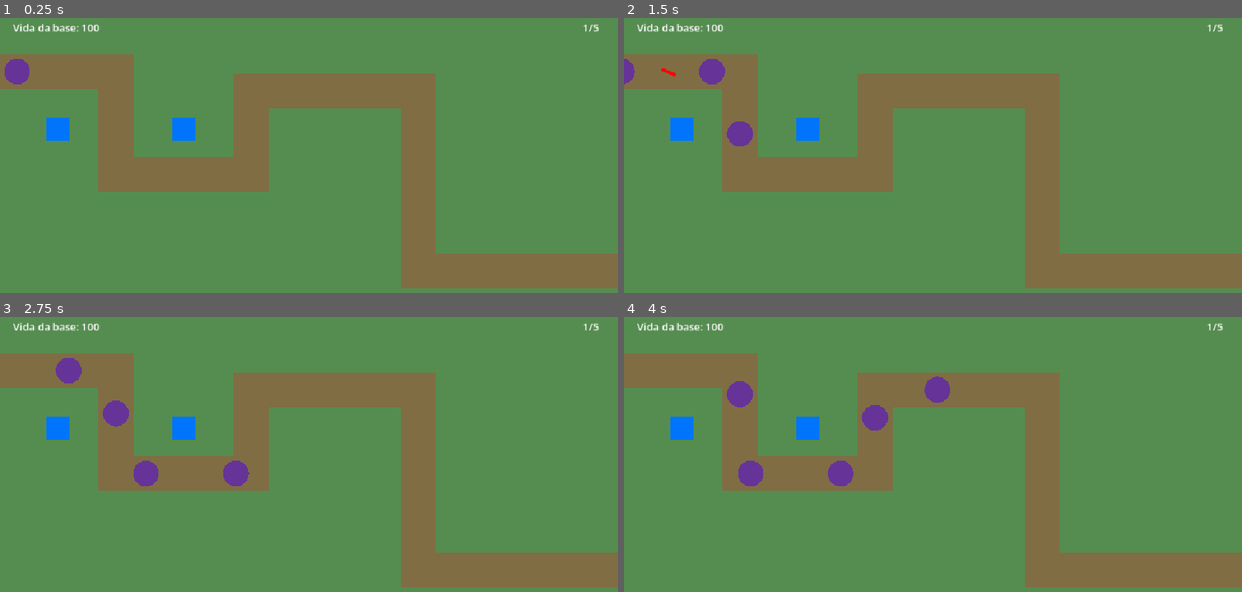
Above: before the commit, frames 1-4 (two rows, left to right).
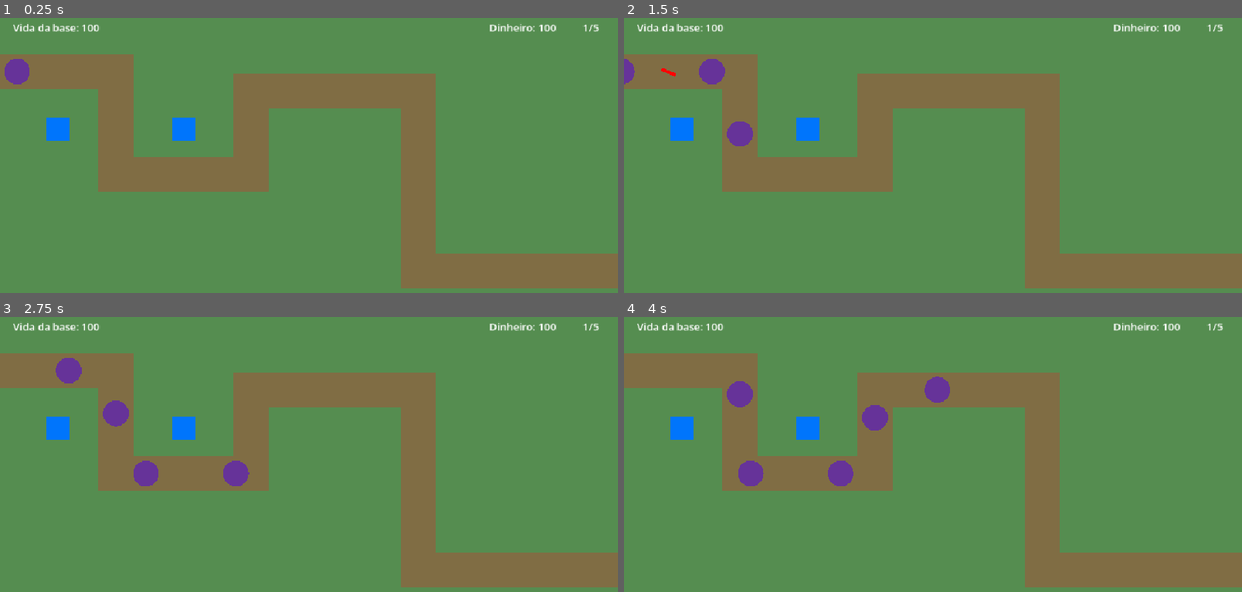
Above: after the commit, the same moments.

Repository: artdroids11/Tower-Defense-Godot-2D
Game: Godot game, scene res://scenes/main.tscn
Same seed, same stepped clock (60 frames per second), same inputs: the game is played once before the commit and once after it.
Inputs (mouse positions are in pixels of both pictures, inside the frame that each line leads up to):
- Up to frame 1 (0.25 s): no input
- Up to frame 2 (1.5 s): move the mouse to (1068, 163) at 0.52 s; click (1068, 163) at 0.67 s; move the mouse to (809, 199) at 1.27 s; click (809, 199) at 1.42 s
- Up to frame 3 (2.75 s): move the mouse to (370, 402) at 2.02 s; click (370, 402) at 2.17 s
- Up to frame 4 (4 s): move the mouse to (902, 550) at 2.77 s; click (902, 550) at 2.92 s; move the mouse to (1118, 531) at 3.52 s; click (1118, 531) at 3.67 s

The runs differ from the first frame. In frame 1, 0.2% of the frame differs, in the area x 79-90%, y 2-6%; in frame 2, 0.2%; in frame 3, 0.2%; in frame 4, 0.2%.

Commit message:
Sistema econômico básico

Diff:
--- a/scenes/main.tscn
+++ b/scenes/main.tscn
@@ -42,6 +42,19 @@
 grow_horizontal = 0
 horizontal_alignment = 2
 vertical_alignment = 3
+
+[node name="MoneyLabel" type="Label" parent="CanvasLayer" unique_id=2120773391]
+anchors_preset = 1
+anchor_left = 1.0
+anchor_right = 1.0
+offset_left = -200.0
+offset_top = 20.0
+offset_right = -97.0
+offset_bottom = 43.0
+grow_horizontal = 0
+size_flags_horizontal = 8
+size_flags_vertical = 0
+text = "Dinheiro: 100"
 
 [node name="TowerInfoPanel" type="PanelContainer" parent="CanvasLayer" unique_id=1321914256]
 custom_minimum_size = Vector2(140, 110)
--- a/scripts/enemy.gd
+++ b/scripts/enemy.gd
@@ -3,6 +3,8 @@
 @export var enemy_color: Color = Color.REBECCA_PURPLE
 @export var radius: float = 20.0
 @export var speed: float = 200.0
+
+@export var money_reward: int = 5
 
 var path_points: PackedVector2Array
 var current_point_index: int = 0
@@ -42,6 +44,8 @@
 
 	if health <= 0.0:
 		is_dead = true
+
 		remove_from_group("enemies")
 		get_parent().enemies_alive -= 1
+		get_parent().add_money(money_reward)
 		queue_free()
--- a/scripts/main.gd
+++ b/scripts/main.gd
@@ -28,7 +28,12 @@
 
 @onready var upgrade_button: Button = $CanvasLayer/TowerInfoPanel/InfoContent/UpgradeButton
 
+@onready var money_label: Label = $CanvasLayer/MoneyLabel
+
 var base_health: int = 100
+
+const UPGRADE_COST: int = 25
+var money: int = 100
 
 var current_wave: int = 0
 var enemies_per_wave: int = 5
@@ -72,7 +77,7 @@
 	upgrade_button.pressed.connect(_on_upgrade_button_pressed)
 
 	start_wave()
-
+	update_money_label()
 
 func damage_base(amount: int) -> void:
 	if base_health <= 0:
@@ -263,11 +268,21 @@
 	return conflicts
 
 func _on_upgrade_button_pressed() -> void:
-
 	if selected_tower == null:
 		return
 
+	if selected_tower.upgrade_level >= 2:
+		return
+
+	if money < UPGRADE_COST:
+		print("Saldo insuficiente!")
+		return
+
+	money -= UPGRADE_COST
+
 	selected_tower.upgrade_tower()
+
+	update_money_label()
 	update_tower_info(selected_tower)
 
 func update_upgrade_button(tower: Node2D) -> void:
@@ -277,3 +292,13 @@
 	else:
 		upgrade_button.disabled = false
 		upgrade_button.text = "Melhorar torre"
+
+func update_money_label() -> void:
+	money_label.text = "Dinheiro: " + str(money)
+
+func add_money(amount: int) -> void:
+	money += amount
+	update_money_label()
+
+	print("Dinheiro recebido: ", amount)
+	print("Saldo atual: ", money)
